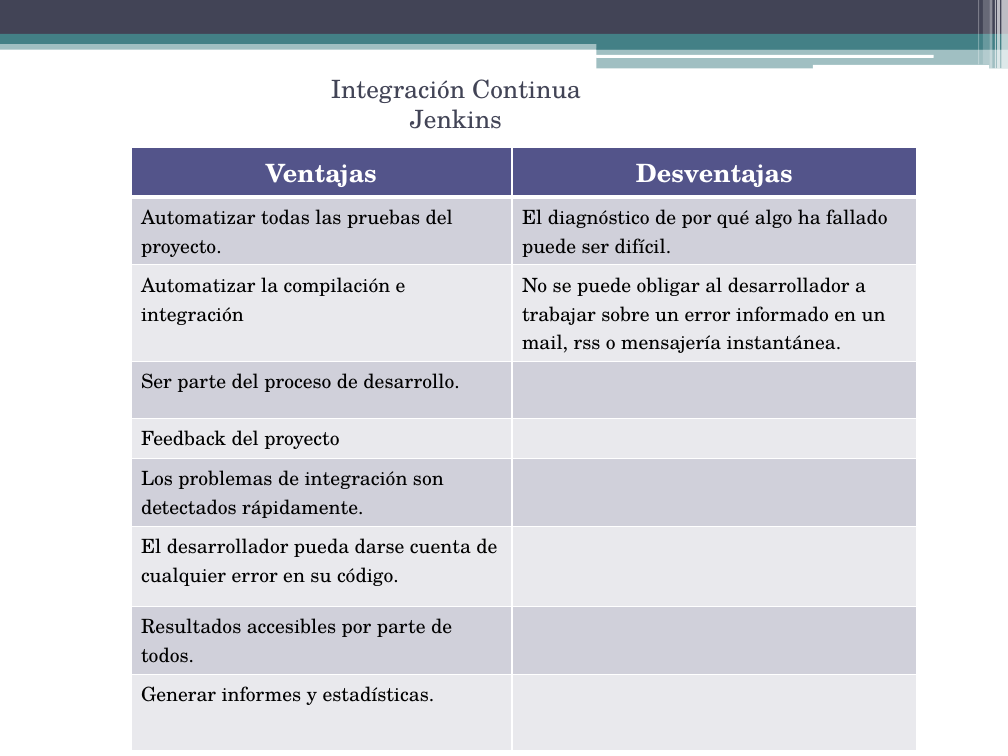
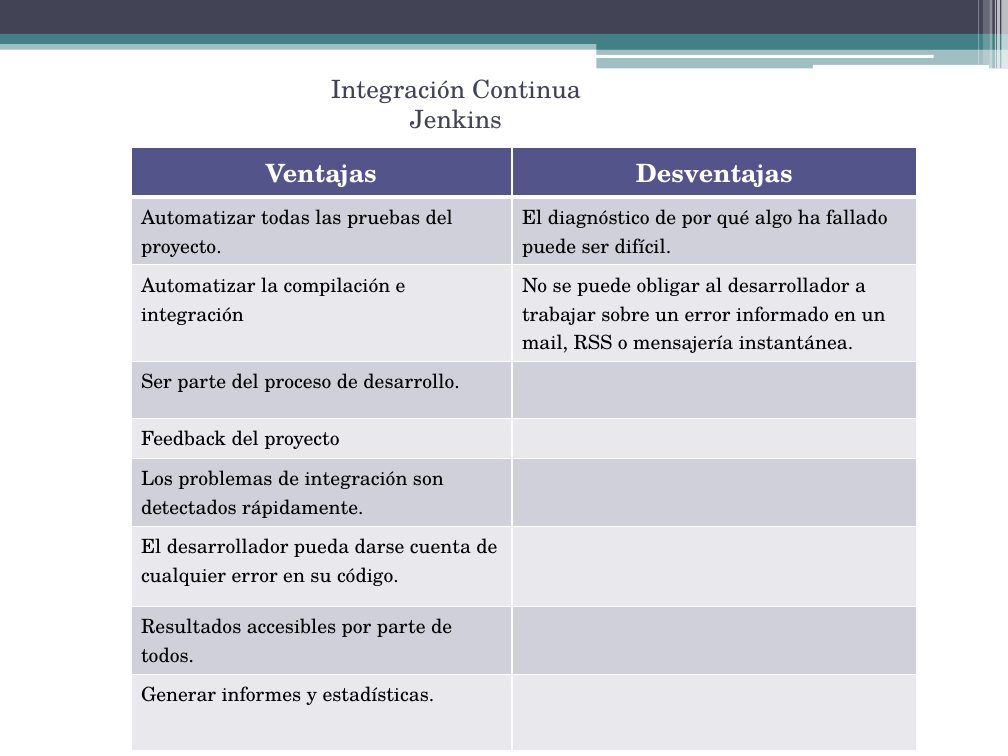
Before and after one commit to gabrielgag89/ing-sw-2012, a slide deck: slide 14 of Gestion de Configuracion.pptx (slide 11 before the commit). Drawn at 1008x756 pixels with LibreOffice and Linux fonts; fonts in the diff are those of the drawing. Boxes give left, top, right and bottom in pixels: in the first picture for what was removed or moved away, otherwise in the second. Text is boxed around its words. In the diff, an @@ line names an element or a change of style, - is before the commit and + after.

```diff
--- a/Gestion de Configuracion.pptx
+++ b/Gestion de Configuracion.pptx
@@ table at [131,148,917,710] @@
-row 3, column 2: No se puede obligar al desarrollador a trabajar sobre un error informado en un mail, rss o mensajería instantánea.
+row 3, column 2: No se puede obligar al desarrollador a trabajar sobre un error informado en un mail, RSS o mensajería instantánea.
```
Also in this commit, not shown: 3 slides added.
